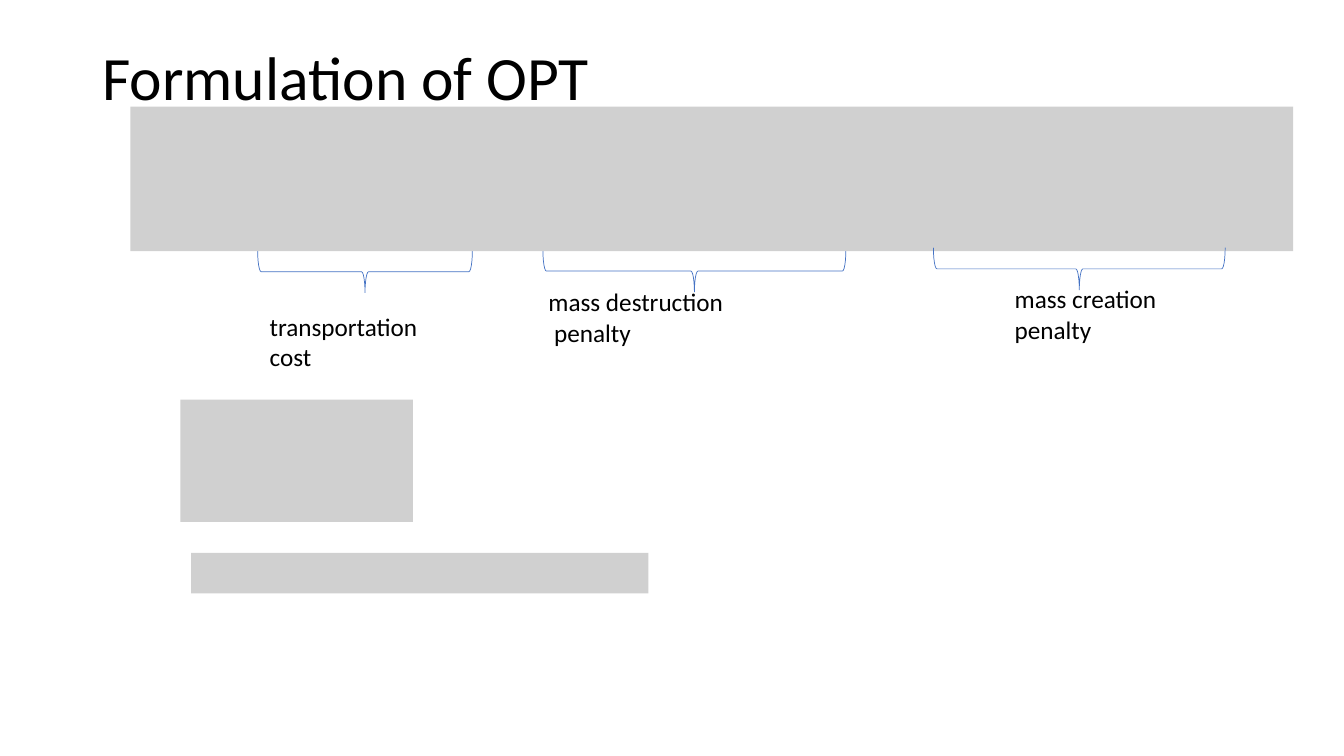
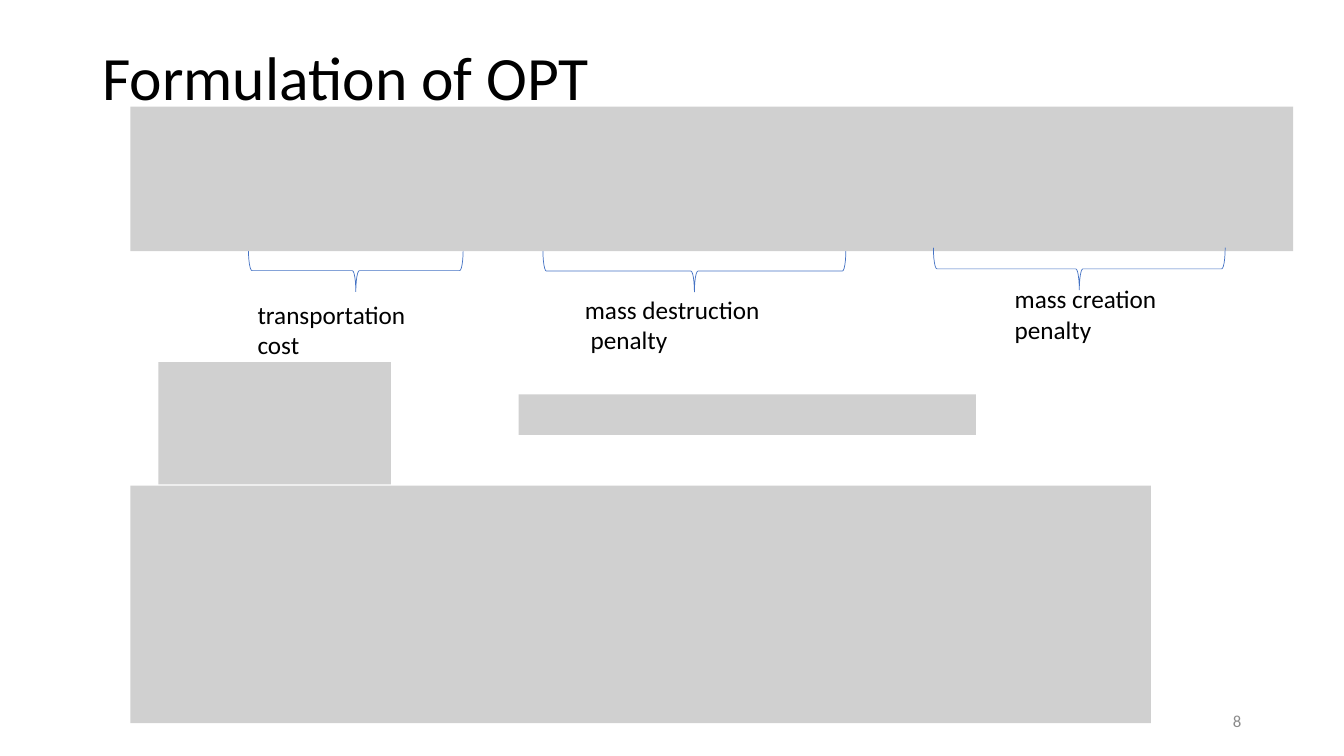
Before and after one commit to yikun-baio/sliced_opt, a slide deck: slide 8 of Sliced Optimal Partial Transport/report/OPT_Yikun.pptx (slide 7 before the commit). Drawn at 1344x756 pixels with LibreOffice and Linux fonts; fonts in the diff are those of the drawing; grey boxes stand for pictures. Boxes give left, top, right and bottom in pixels: in the first picture for what was removed or moved away, otherwise in the second. Text is boxed around its words. In the diff, an @@ line names an element or a change of style, - is before the commit and + after.

```diff
--- a/Sliced Optimal Partial Transport/report/OPT_Yikun.pptx
+++ b/Sliced Optimal Partial Transport/report/OPT_Yikun.pptx
@@ right brace: place and size @@
-right brace at (258, 251, 472, 293)
+right brace at (249, 250, 463, 292)
@@ text "transportation": place and size @@
-text "transportation" at (270, 318, 418, 366)
+text "transportation" at (258, 306, 406, 355)
@@ text "mass destruction penalty": place and size @@
-text "mass destruction penalty" at (548, 291, 723, 346)
+text "mass destruction penalty" at (585, 301, 759, 353)
@@ picture: place and size @@
-picture at (180, 400, 413, 522)
+picture at (158, 362, 391, 484)
@@ picture added at (518, 394, 976, 435) @@
@@ picture added at (130, 486, 1150, 723) @@
@@ picture removed at (192, 553, 649, 593) @@
@@ page number added at (1233, 715, 1241, 727), 12 pt, text #8C8C8C @@
+8
```
Also in this commit, not shown: 48 other slides changed, 5 slides added, 23 other files.
